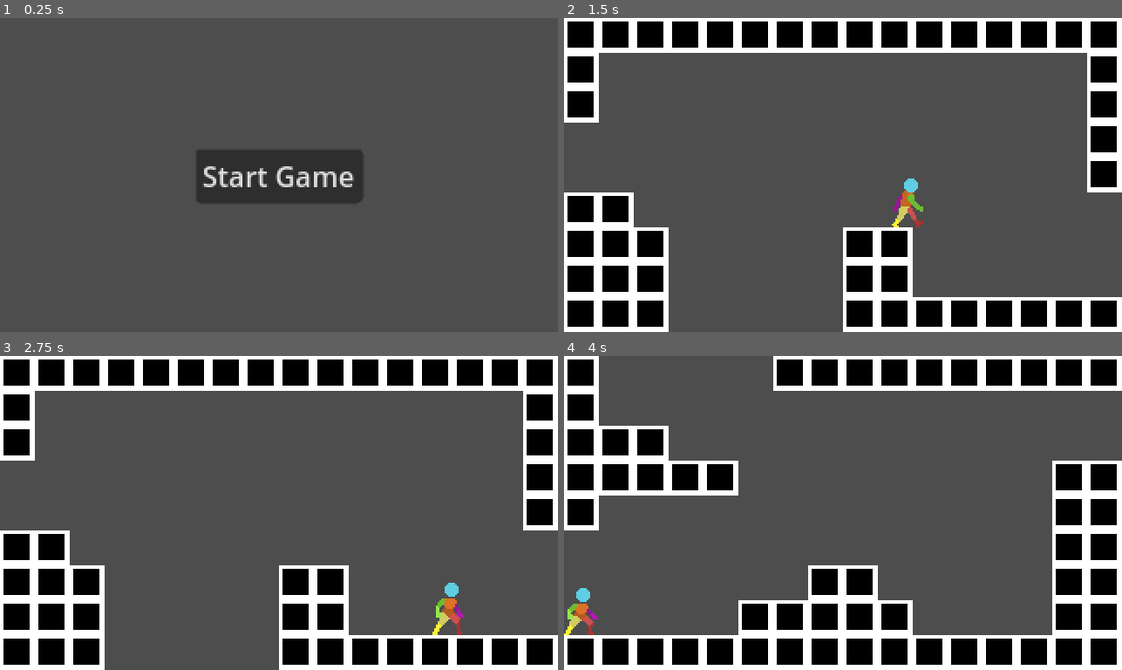
Above: before the commit, frames 1-4 (two rows, left to right).
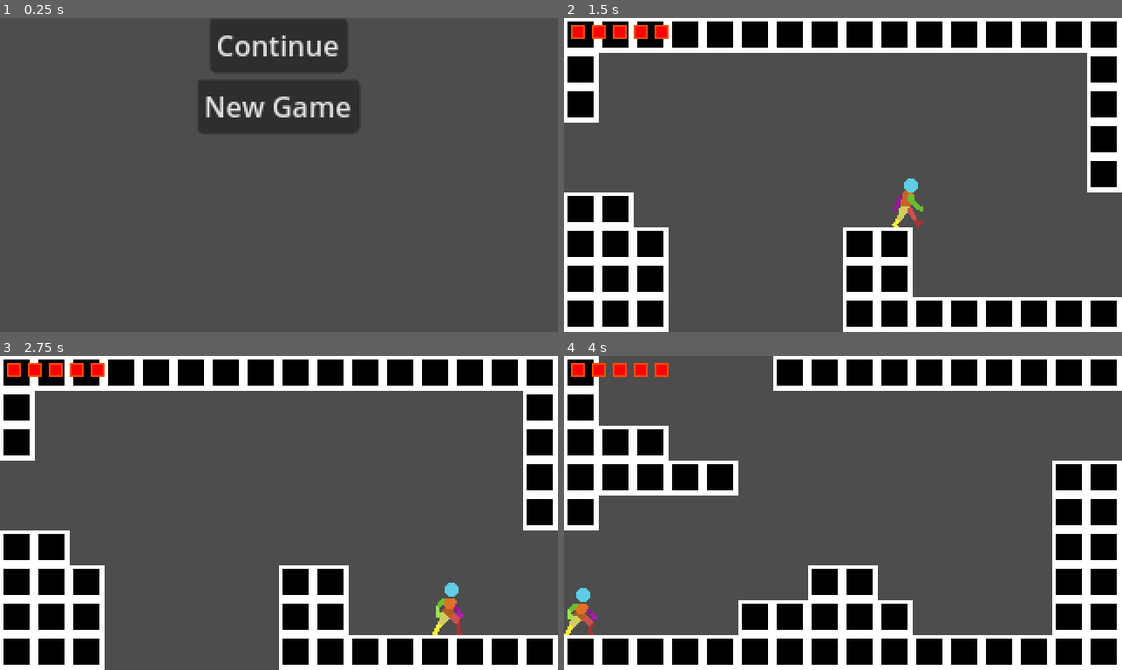
Above: after the commit, the same moments.

Repository: brian-holsters/mvm-30
Game: Godot game, scene res://game/menus/main_menu.tscn
Two runs of this game, one before a commit and one after it. Both use one fixed random seed, a clock stepped at 60 frames per second and the inputs below.
Inputs (mouse positions are in pixels of both pictures, inside the frame that each line leads up to):
- Up to frame 1 (0.25 s): no input
- Up to frame 2 (1.5 s): click "Start Game" (after the commit: "New Game") at 0.5 s; tap Enter at 1.25 s; move the mouse to (965, 159) at 1.27 s; hold D (walk_right) from 1.28 s (still down); tap W (interact) at 1.35 s; click (965, 159) at 1.42 s
- Up to frame 3 (2.75 s): tap Space (jump) at 1.52 s; release D (walk_right) at 2 s; drag from (167, 528) to (463, 578) at 2.02 s
- Up to frame 4 (4 s): move the mouse to (898, 443) at 2.77 s; hold D (walk_right) 2.78-3.5 s; tap Y at 2.85 s; drag from (815, 575) to (575, 610) at 3.52 s

The runs differ from the first frame. In frame 1, 13% of the frame differs, in the area x 35-65%, y 0-59%; in frame 2, 0.6%; in frame 3, 0.6%; in frame 4, 0.6%.

Commit message:
added health, death and basic saving

Diff:
--- a/game/entities/hitbox/hit_box.gd
+++ b/game/entities/hitbox/hit_box.gd
@@ -1,12 +1,13 @@
 extends Area2D
 class_name HitBox
 
-signal hit(use_custom_knockback: bool, knockback_is_directional: bool, knockback: Vector2, damage: int, target: HurtBox)
+signal hit(use_custom_knockback: bool, knockback_is_directional: bool, knockback: Vector2, damage: int, stun_time: float, target: HurtBox)
 
 @export var custom_knockback := false
 @export var directional_knockback := true
 @export var knockback: Vector2 = Vector2.ZERO
 @export var damage: int = 1
+@export var stun_time: float = 0.2
 @export var origin: Node  ## Used for directional knockback
 
 func _ready() -> void:
@@ -14,6 +15,6 @@
 
 func _on_area_entered(area: Area2D):
 	if area is HurtBox:
-		hit.emit(custom_knockback, directional_knockback, knockback, damage, area)
+		hit.emit(custom_knockback, directional_knockback, knockback, damage, stun_time, area)
 		var _origin = origin if origin != null else self
-		area.hurt.emit(custom_knockback, directional_knockback, knockback, damage, _origin)
+		area.hurt.emit(custom_knockback, directional_knockback, knockback, damage, stun_time, _origin)
--- a/game/entities/hitbox/hurt_box.gd
+++ b/game/entities/hitbox/hurt_box.gd
@@ -1,5 +1,7 @@
 extends Area2D
 class_name HurtBox
 
+@export var actor: Node2D
+
 # Hurtboxes are passive, hitboxes are in charge of signalling
-signal hurt(use_custom_knockback: bool, knockback_is_directional: bool, knockback: Vector2, damage: int, origin: Node)
+signal hurt(use_custom_knockback: bool, knockback_is_directional: bool, knockback: Vector2, damage: int, stun_time: float, origin: Node)
--- /dev/null
+++ b/game/entities/hitbox/respawn_hitbox.gd
@@ -0,0 +1,9 @@
+extends HitBox
+
+@export var respawn_point: Node2D
+
+func _on_area_entered(area: Area2D):
+	super(area)
+	if area is HurtBox:
+		await get_tree().create_timer(stun_time).timeout
+		area.actor.global_position = respawn_point.global_position
--- a/game/entities/player/custom_transitions/to_hurt_on_signal.gd
+++ b/game/entities/player/custom_transitions/to_hurt_on_signal.gd
@@ -1,9 +1,10 @@
 @tool
 extends "res://addons/bluebrains_character_controller/character_controller/state_machine/signal_transition.gd"
 
-func _on_signal(use_custom_knockback: bool, knockback_is_directional: bool, knockback: Vector2, damage: int, origin: Node, _f, _g, _h, _i, _j):
+func _on_signal(use_custom_knockback: bool, knockback_is_directional: bool, knockback: Vector2, damage: int, stun_time: float, origin: Node, _g, _h, _i, _j):
 	if not _should_run():
 		return
+
 	if not use_custom_knockback:
 		change_state()
 	var processed_data := get_all_data().duplicate(true)
@@ -14,5 +15,6 @@
 
 	processed_data["knockback"] = knockback
 	processed_data["damage"] = damage
+	processed_data["stun_time"] = stun_time
 
 	state_machine.request_state_change(to_state.name, processed_data, priority, override_same_priority)
--- a/game/entities/player/mvm30_player.gd
+++ b/game/entities/player/mvm30_player.gd
@@ -1,10 +1,53 @@
 extends PlayerCharacterBody2D
 class_name MvmPlayer
 
+signal died
+signal hp_changed
+
+const DEFAULT_MAX_HP := 5
+
+var max_hp := 5
+var hp := 5:
+	set(val):
+		hp = clamp(val, 0, max_hp)
+		if hp == 0:
+			died.emit()
+		hp_changed.emit()
+
 func on_enter():
 	$Camera2D.reset_smoothing()
+	save_data()
+
+func save_data():
+	Game.save_manager.data["player"] = _serialize_data()
+
+func load_data():
+	var player_data = Game.save_manager.data.get("player", {})
+	max_hp = player_data.get("max_hp", DEFAULT_MAX_HP)
+	hp = player_data.get("hp", DEFAULT_MAX_HP)
+	var upgrade_data = Game.save_manager.data.get("upgrades", {})
+	for upgrade in upgrade_data.keys():
+		if upgrade_data[upgrade]:
+			unlock_ability(upgrade)
 
 func unlock_ability(ability_name: String):
 	var ability_state := state_machine.states[ability_name]
 	if ability_state:
 		ability_state.is_available = true
+
+func increase_max_hp(amount: int):
+	max_hp += amount
+	hp += amount
+
+func take_damage(amount: int):
+	hp -= amount
+
+func full_heal():
+	hp = max_hp
+
+
+func _serialize_data():
+	return {
+		"max_hp": max_hp,
+		#"hp": hp
+	}
--- a/game/entities/player/player.tscn
+++ b/game/entities/player/player.tscn
@@ -74,8 +74,9 @@
 [node name="LedgeDetectorL" parent="." index="3"]
 position = Vector2(-5, -29)
 
-[node name="HurtBox" type="Area2D" parent="." index="4"]
+[node name="HurtBox" type="Area2D" parent="." index="4" node_paths=PackedStringArray("actor")]
 script = ExtResource("3_0rdsw")
+actor = NodePath("..")
 
 [node name="CollisionShape2D" type="CollisionShape2D" parent="HurtBox" index="0"]
 position = Vector2(0, -15)
@@ -95,7 +96,7 @@
 script = ExtResource("5_0rdsw")
 listening_node = NodePath("../../HurtBox")
 listening_signal = "hurt"
-signal_arguments = 5
+signal_arguments = 6
 to_state = NodePath("../Hurt")
 force_change_on_not_allowed = true
 metadata/_custom_type_script = "uid://tmfwaj030o0e"
--- a/game/entities/player/states/hurt_state.gd
+++ b/game/entities/player/states/hurt_state.gd
@@ -39,6 +39,8 @@
 	var knockback = Vector2(default_knockback.x * looking_left_sign, default_knockback.y)
 	_knockback = data.get("knockback", knockback)
 	_stun_time = data.get("stun_time", default_stun_time)
+	var damage = data.get("damage", 0)
+	actor.take_damage(damage)
 	actor.velocity = _knockback
 	_execution_time = Time.get_datetime_string_from_system()
 	var local_execution_time = _execution_time
--- a/game/game.gd
+++ b/game/game.gd
@@ -1,5 +1,6 @@
 extends "res://addons/MetroidvaniaSystem/Template/Scripts/MetSysGame.gd"
 class_name Game
+@onready var hud: CanvasLayer = %Hud
 
 # The game starts in this map. Uses special annotation that enabled dedicated inspector plugin.
 @export_file("room_link") var starting_map: String
@@ -17,31 +18,48 @@
 	# Basic MetSys initialization
 	MetSys.reset_state()
 	set_player(_player)
-
+	player.died.connect(_on_death)
 	add_module("RoomTransitions.gd")  # TODO: handle transitions more elegantly
-
-	# TODO: Save file handling
-
-	MetSys.set_save_data()
-	save_manager = SaveManager.new()
-	save_manager.store_game(self)
-	save()
 	# Initialize room when it changes.
 	room_loaded.connect(init_room, CONNECT_DEFERRED)
-	# Load the starting room.
+
+func go_to_starting_room():  # TODO: save and load current room?
 	await load_room(starting_map)
 	var spawn_point = get_tree().get_first_node_in_group("spawn_point")
 	if spawn_point:
 		player.global_position = spawn_point.global_position
 
-func save():
+func new_game():
+	# Basic MetSys initialization
+	MetSys.reset_state()
+	MetSys.set_save_data()
+	save_manager = SaveManager.new()
+	save_manager.store_game(self)
+	hud.update()
+	await go_to_starting_room()
+
+func continue_game():
+	MetSys.reset_state()
+	save_manager = SaveManager.new()
+	load_game_data()
+	hud.update()
+	await go_to_starting_room()
+
+func save_game_data():
 	if OS.is_debug_build():
 		save_manager.save_as_text(DEBUG_SAVE_PATH)
 	else:
 		save_manager.save_as_binary(SAVE_PATH)
 
+func load_game_data():
+	if OS.is_debug_build():
+		save_manager.load_from_text(DEBUG_SAVE_PATH)
+	else:
+		save_manager.load_from_binary(SAVE_PATH)
+	player.load_data()
+
 func init_room():
-	save()
+	save_game_data()
 	MetSys.get_current_room_instance().adjust_camera_limits(camera)
 	if "on_enter" in player:  # TODO: figure out if on_enter is needed.
 		player.on_enter()
@@ -56,3 +74,6 @@
 			player.unlock_ability(flag)
 		["flags", _]:
 			pass
+
+func _on_death():
+	get_tree().change_scene_to_file.call_deferred("res://game/menus/main_menu.tscn")
--- a/game/game.tscn
+++ b/game/game.tscn
@@ -1,7 +1,22 @@
-[gd_scene load_steps=3 format=3 uid="uid://cd8ffgsf0edrb"]
+[gd_scene load_steps=7 format=3 uid="uid://cd8ffgsf0edrb"]
 
 [ext_resource type="Script" uid="uid://ti8ga2h4opkg" path="res://game/game.gd" id="1_vasa2"]
 [ext_resource type="PackedScene" uid="uid://rx62opg8jmrd" path="res://game/entities/player/player.tscn" id="2_vasa2"]
+[ext_resource type="Script" uid="uid://cg38swpl3yhck" path="res://game/hud/hud.gd" id="3_4fuuu"]
+[ext_resource type="Script" uid="uid://cjwldoqugpfjr" path="res://game/hud/hp_gauge.gd" id="3_h7iqs"]
+
+[sub_resource type="Gradient" id="Gradient_4fuuu"]
+interpolation_mode = 1
+offsets = PackedFloat32Array(0, 0.75886524)
+colors = PackedColorArray(1, 0, 0, 1, 1, 0.3, 0, 1)
+
+[sub_resource type="GradientTexture2D" id="GradientTexture2D_dxrkv"]
+gradient = SubResource("Gradient_4fuuu")
+width = 8
+height = 8
+fill = 2
+fill_from = Vector2(0.5, 0.5)
+fill_to = Vector2(1, 0.5)
 
 [node name="Game" type="Node2D" node_paths=PackedStringArray("_player", "camera")]
 script = ExtResource("1_vasa2")
@@ -14,3 +29,36 @@
 
 [node name="Camera2D" type="Camera2D" parent="PlayerCharacter"]
 process_callback = 0
+
+[node name="Hud" type="CanvasLayer" parent="." node_paths=PackedStringArray("hp_gauge", "player")]
+unique_name_in_owner = true
+script = ExtResource("3_4fuuu")
+hp_gauge = NodePath("MarginContainer/Control/HealthGauge")
+player = NodePath("../PlayerCharacter")
+
+[node name="MarginContainer" type="MarginContainer" parent="Hud"]
+anchors_preset = 15
+anchor_right = 1.0
+anchor_bottom = 1.0
+grow_horizontal = 2
+grow_vertical = 2
+theme_override_constants/margin_left = 2
+theme_override_constants/margin_top = 2
+theme_override_constants/margin_right = 2
+theme_override_constants/margin_bottom = 2
+
+[node name="Control" type="Control" parent="Hud/MarginContainer"]
+layout_mode = 2
+
+[node name="HealthGauge" type="GridContainer" parent="Hud/MarginContainer/Control"]
+layout_mode = 0
+offset_left = 2.0
+offset_top = 2.0
+offset_right = 110.0
+offset_bottom = 40.0
+columns = 8
+script = ExtResource("3_h7iqs")
+
+[node name="Template" type="TextureRect" parent="Hud/MarginContainer/Control/HealthGauge"]
+layout_mode = 2
+texture = SubResource("GradientTexture2D_dxrkv")
--- /dev/null
+++ b/game/hud/hp_gauge.gd
@@ -0,0 +1,17 @@
+extends GridContainer
+
+var template: Control
+
+var player: MvmPlayer
+
+# Called when the node enters the scene tree for the first time.
+func _ready() -> void:
+	template = get_child(0)
+	remove_child(template)
+
+func update():
+	for child in get_children():
+		child.queue_free()
+	for i in range(player.hp):
+		var hp_block = template.duplicate()
+		add_child(hp_block)
--- /dev/null
+++ b/game/hud/hud.gd
@@ -0,0 +1,11 @@
+extends CanvasLayer
+
+@export var hp_gauge: Control
+@export var player: MvmPlayer
+
+func _ready() -> void:
+	hp_gauge.player = player
+	player.hp_changed.connect(hp_gauge.update)
+
+func update():
+	hp_gauge.update()
--- a/game/levels/iter_1/spawn.tscn
+++ b/game/levels/iter_1/spawn.tscn
@@ -1,7 +1,8 @@
-[gd_scene load_steps=4 format=4 uid="uid://b3t1g0qecug7h"]
+[gd_scene load_steps=5 format=4 uid="uid://b3t1g0qecug7h"]
 
 [ext_resource type="PackedScene" uid="uid://by13a22vxwdu1" path="res://game/levels/base_level.tscn" id="1_uejf8"]
 [ext_resource type="TileSet" uid="uid://cacipb5cl5q47" path="res://assets/prototype/20.tres" id="2_s3rth"]
+[ext_resource type="Script" uid="uid://cy8qqk76qvg55" path="res://game/entities/hitbox/respawn_hitbox.gd" id="3_3xgwc"]
 
 [sub_resource type="RectangleShape2D" id="RectangleShape2D_8dnbf"]
 size = Vector2(320, 20)
@@ -12,14 +13,19 @@
 position = Vector2(180, 120)
 
 [node name="TileMapLayer" type="TileMapLayer" parent="." index="2"]
-tile_map_data = PackedByteArray("AAAAAAAAAAAAAAMAAAAAAAEAAAA …(656 unchanged characters)… AAAMAAAAJAAcAAAAAAAMAAAABAAUAAAAAAAMAAAA=")
+tile_map_data = PackedByteArray("AAAAAAAAAAAAAAMAAAAAAAEAAAA …(656 unchanged characters)… AAAMAAAAJAAcAAAAAAAMAAAABAAUAAAAAAAMAAAAHAAkAAAAAAAMAAAAGAAkAAAAAAAMAAAAFAAkAAAAAAAMAAAAEAAkAAAAAAAMAAAADAAkAAAAAAAMAAAA=")
 tile_set = ExtResource("2_s3rth")
 
-[node name="DeathZone" type="Area2D" parent="." index="3"]
-position = Vector2(160, 190)
-metadata/_edit_group_ = true
+[node name="HitBox" type="Area2D" parent="." index="3" node_paths=PackedStringArray("respawn_point")]
+script = ExtResource("3_3xgwc")
+respawn_point = NodePath("Marker2D")
+custom_knockback = true
+knockback = Vector2(200, -400)
+metadata/_custom_type_script = "uid://bn21x38drplvg"
 
-[node name="CollisionShape2D" type="CollisionShape2D" parent="DeathZone" index="0"]
+[node name="CollisionShape2D" type="CollisionShape2D" parent="HitBox" index="0"]
+position = Vector2(160, 179)
 shape = SubResource("RectangleShape2D_8dnbf")
 
-[connection signal="body_entered" from="DeathZone" to="." method="_on_death_zone_body_entered"]
+[node name="Marker2D" type="Marker2D" parent="HitBox" index="1"]
+position = Vector2(170, 120)
--- a/game/menus/main_menu.gd
+++ b/game/menus/main_menu.gd
@@ -4,4 +4,21 @@
 
 
 func _on_start_game_button_pressed() -> void:
-	get_tree().change_scene_to_file(game_scene)
+	var game = init_game()
+	get_tree().current_scene = game
+	game.new_game()
+	queue_free()
+
+
+func _on_continue_game_button_pressed() -> void:
+	var game = init_game()
+	get_tree().current_scene = game
+	game.continue_game()
+	queue_free()
+
+
+func init_game() -> Game:
+	var _game_scene = load(game_scene) as PackedScene
+	var game_scene_instance = _game_scene.instantiate()
+	get_tree().root.add_child(game_scene_instance)
+	return game_scene_instance as Game
--- a/game/menus/main_menu.tscn
+++ b/game/menus/main_menu.tscn
@@ -12,19 +12,23 @@
 script = ExtResource("1_db0cf")
 game_scene = "res://game/game.tscn"
 
-[node name="StartGameButton" type="Button" parent="."]
+[node name="VBoxContainer" type="VBoxContainer" parent="."]
 layout_mode = 1
-anchors_preset = 8
-anchor_left = 0.5
-anchor_top = 0.5
-anchor_right = 0.5
-anchor_bottom = 0.5
-offset_left = -4.0
-offset_top = -4.0
-offset_right = 4.0
-offset_bottom = 4.0
+anchors_preset = 15
+anchor_right = 1.0
+anchor_bottom = 1.0
 grow_horizontal = 2
 grow_vertical = 2
-text = "Start Game"
 
-[connection signal="pressed" from="StartGameButton" to="." method="_on_start_game_button_pressed"]
+[node name="ContinueGameButton" type="Button" parent="VBoxContainer"]
+layout_mode = 2
+size_flags_horizontal = 4
+text = "Continue"
+
+[node name="StartGameButton" type="Button" parent="VBoxContainer"]
+layout_mode = 2
+size_flags_horizontal = 4
+text = "New Game"
+
+[connection signal="pressed" from="VBoxContainer/ContinueGameButton" to="." method="_on_continue_game_button_pressed"]
+[connection signal="pressed" from="VBoxContainer/StartGameButton" to="." method="_on_start_game_button_pressed"]
Not shown, added: game/entities/hitbox/respawn_hitbox.gd.uid
Not shown, added: game/hud/hp_gauge.gd.uid
Not shown, added: game/hud/hud.gd.uid
Not shown: 1 places in game/levels/iter_1/dash.tscn that only renumber resources
